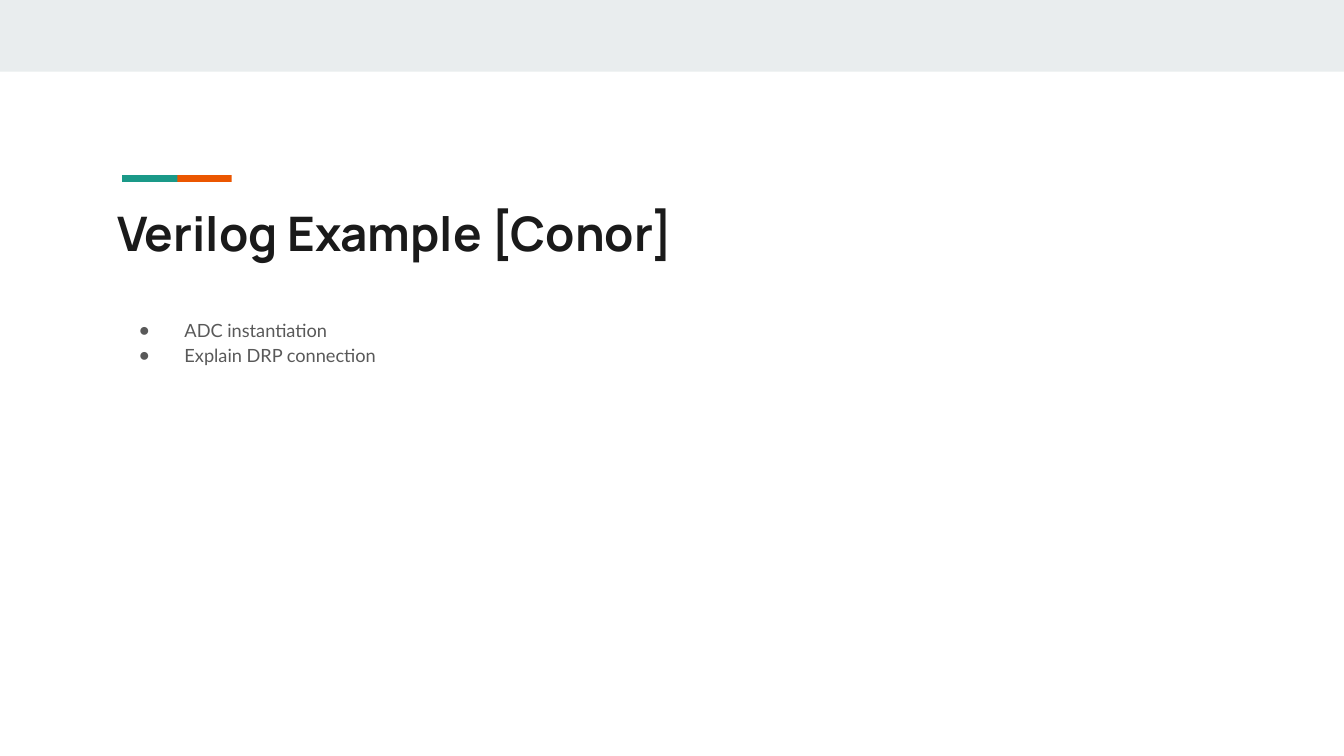
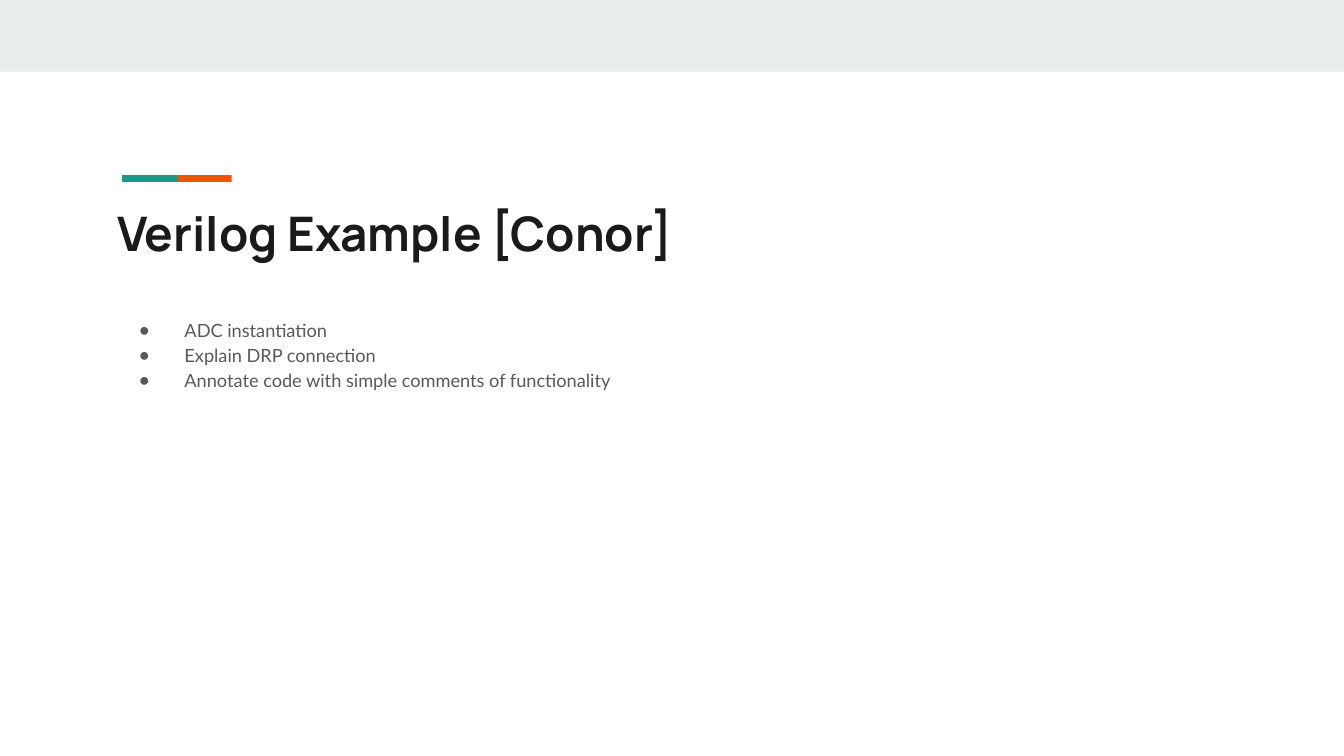
Before and after one commit to xu842251462/EC551_FinalProject, a slide deck: slide 9 of Bringing the Analog World to Digital Design_EC551_Final Project.pptx. Drawn at 1344x756 pixels with LibreOffice and Linux fonts; fonts in the diff are those of the drawing. Boxes give left, top, right and bottom in pixels: in the first picture for what was removed or moved away, otherwise in the second. Text is boxed around its words. In the diff, an @@ line names an element or a change of style, - is before the commit and + after.

```diff
--- a/Bringing the Analog World to Digital Design_EC551_Final Project.pptx
+++ b/Bringing the Analog World to Digital Design_EC551_Final Project.pptx
@@ text at (184,373,610,390): paragraph added @@
+● Annotate code with simple comments of functionality
```
Also in this commit, not shown: 3 other slides changed, 1 slide added.
